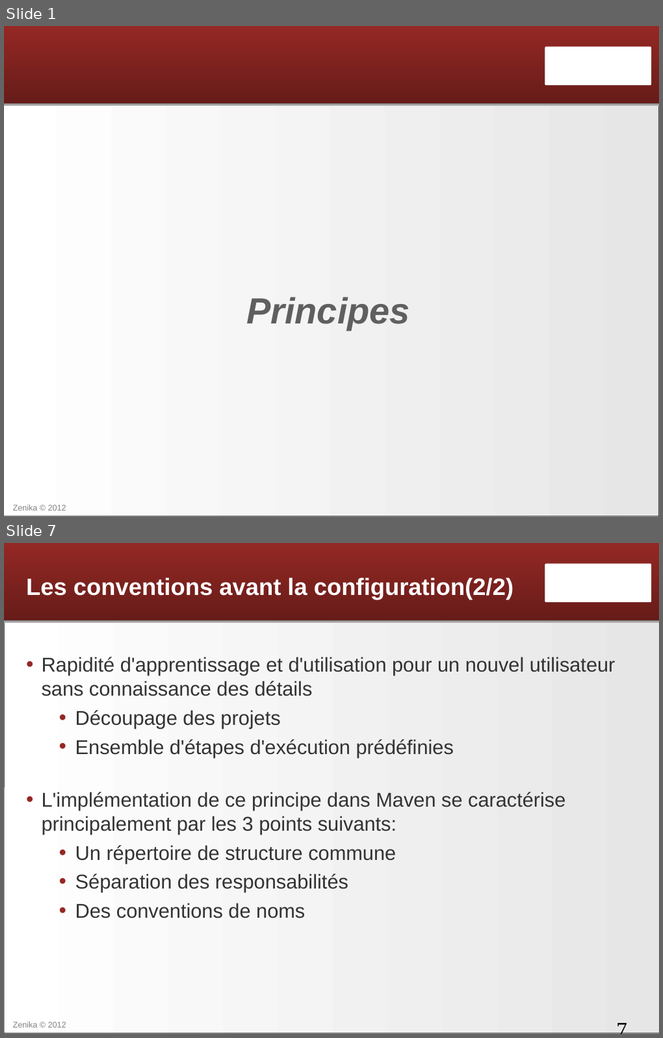
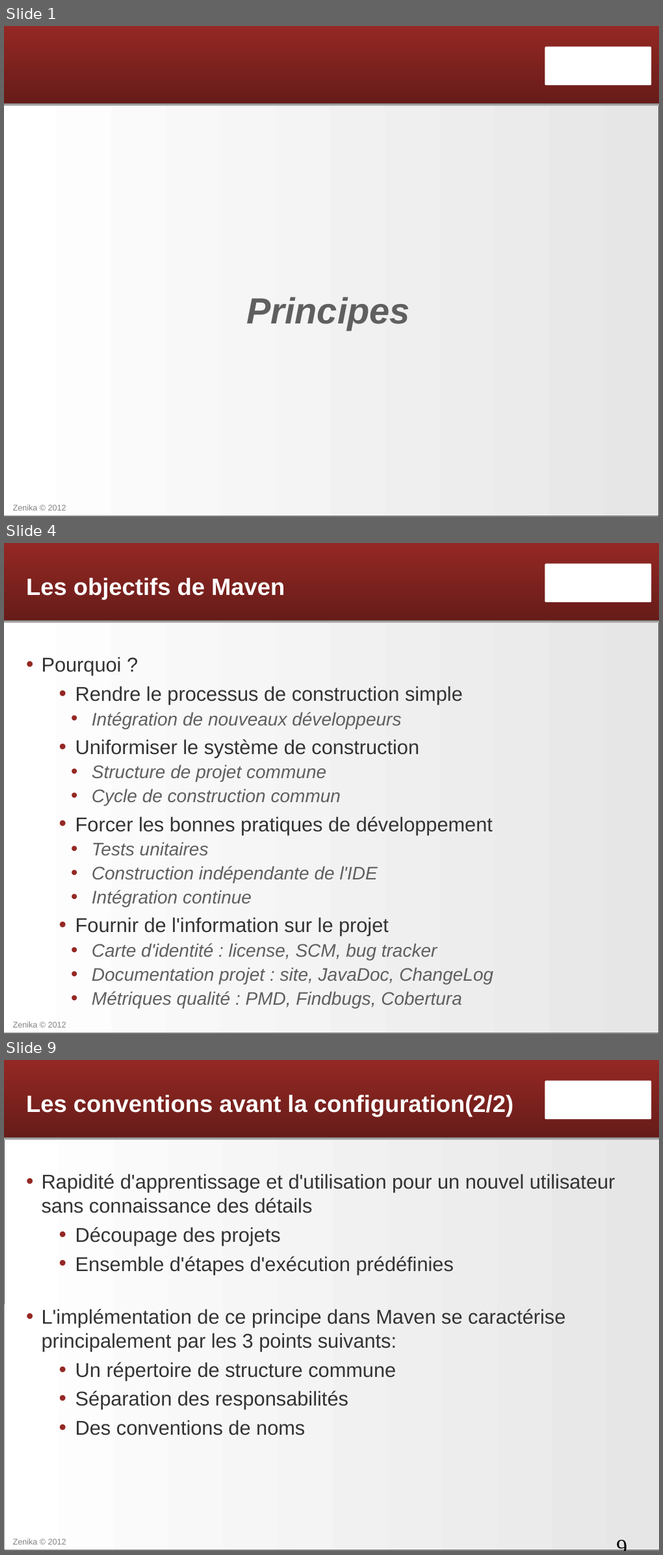
Before and after one commit to Zenika/formation-maven-osgi, a slide deck: Maven - 01 - Introduction.odp. Shown one above the other, each under a label of ours: slides 1 and 7 before the commit, slides 1, 4 and 9 after it; the slides between them are not shown. The pictures are 663x1038 and 663x1555 pixels, drawn with LibreOffice and Linux fonts; fonts in the diff are those of the drawing; background and template pictures are left out. Boxes give left, top, right and bottom in pixels: in the first picture for what was removed or moved away, otherwise in the second. Text is boxed around its words. In the diff, an @@ line names an element or a change of style, - is before the commit and + after.

Commit message:
Reprend les premiers slides de Maven 01

```diff
--- a/Maven - 01 - Introduction.odp
+++ b/Maven - 01 - Introduction.odp
@@ slide 4 added at bbox=[4, 543, 659, 1034], background gradient #D5DFE7 to #FEFEFE; not listed: 5 template elements that a slide beside it also shows @@
@@ title added at bbox=[26, 577, 285, 600], 26 pt, text #FFFFFF, bold @@
+Les objectifs de Maven
@@ text added at bbox=[42, 657, 493, 1009], 20 pt, text #5F5F5F, italic @@
+• Pourquoi ?
+  • Rendre le processus de construction simple
+    • Intégration de nouveaux développeurs
+  • Uniformiser le système de construction
+    • Structure de projet commune
+    • Cycle de construction commun
+  • Forcer les bonnes pratiques de développement
+    • Tests unitaires
+    • Construction indépendante de l'IDE
+    • Intégration continue
+  • Fournir de l'information sur le projet
+    • Carte d'identité : license, SCM, bug tracker
+    • Documentation projet : site, JavaDoc, ChangeLog
+    • Métriques qualité : PMD, Findbugs, Cobertura
@@ what was slide 7 is now slide 9 @@
@@ page number at bbox=[610, 1533, 659, 1548]: text changed @@
-7
+9
```
Also in this commit, not shown: 4 slides changed, 2 other slides added, 1 slide removed, 1 other file.
